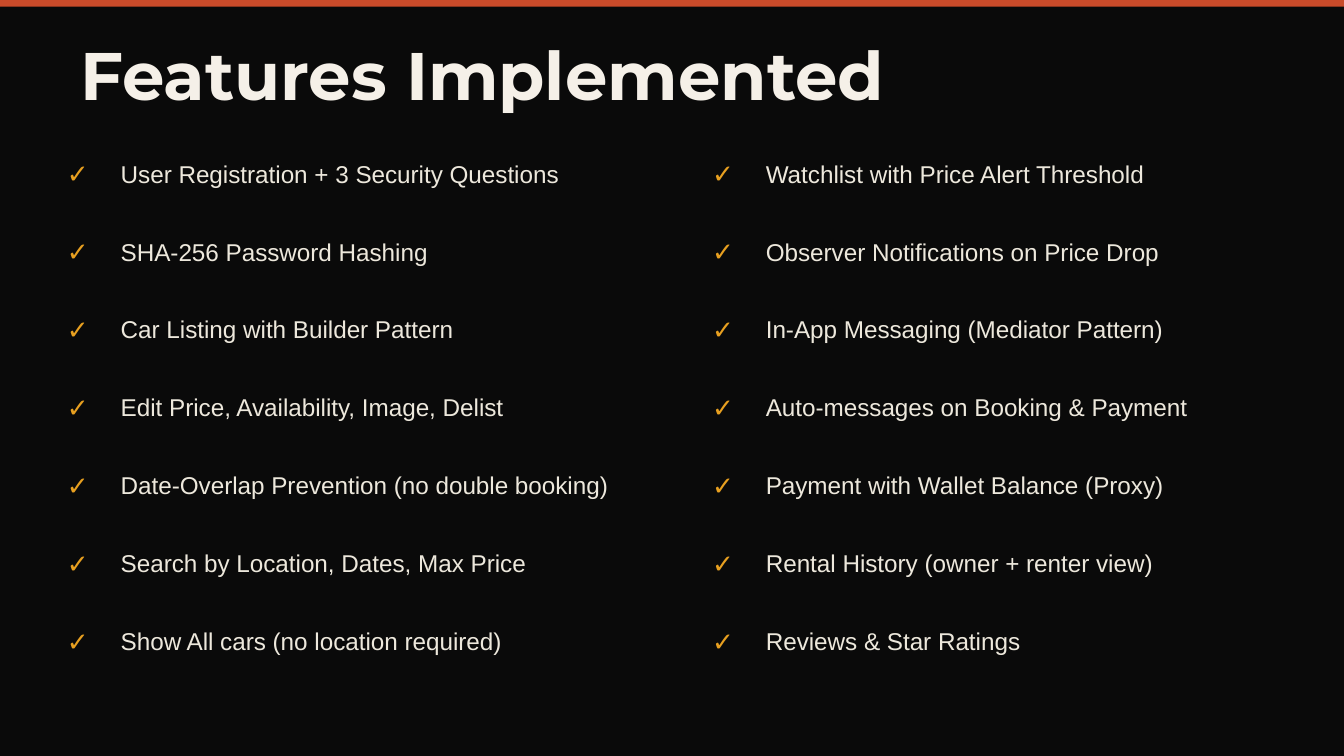
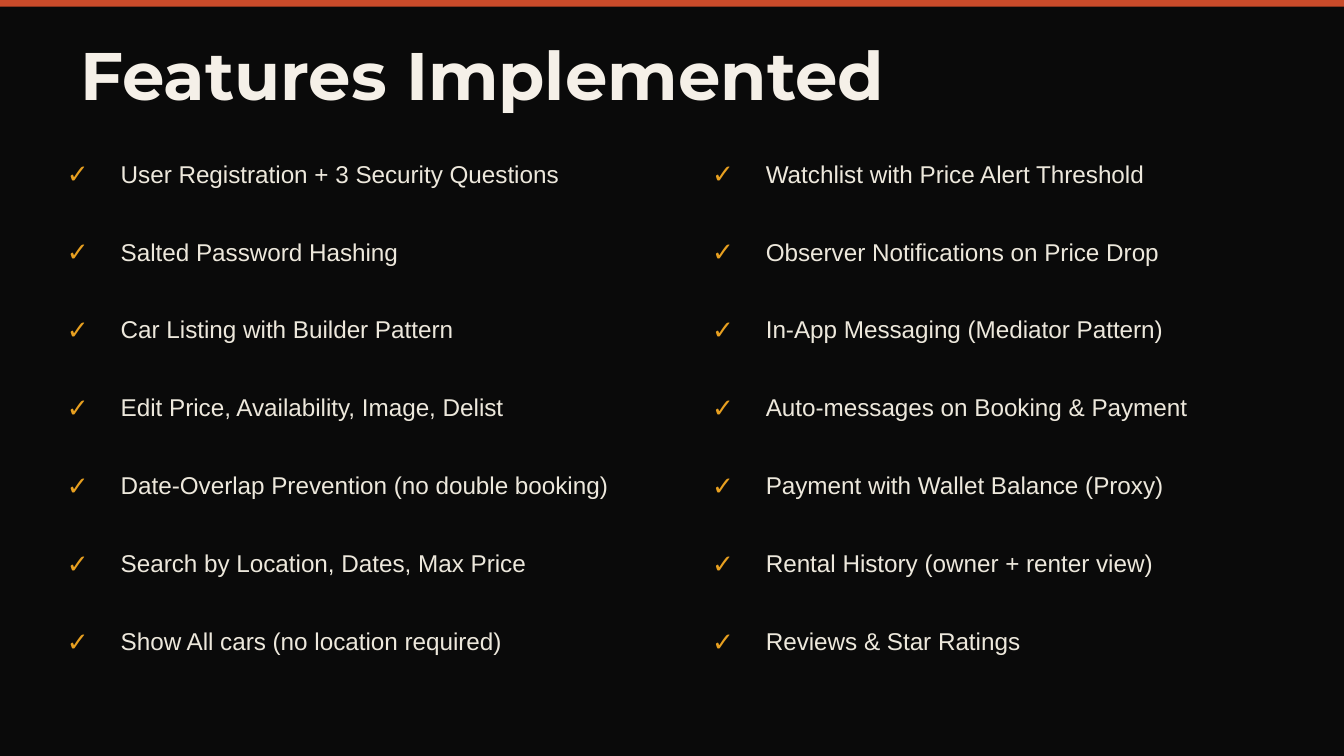
Before and after one commit to mberry-dev/driveshare, a slide deck: slide 4 of presentation/DriveShare_Presentation.pptx. Drawn at 1344x756 pixels with LibreOffice and Linux fonts; fonts in the diff are those of the drawing. Boxes give left, top, right and bottom in pixels: in the first picture for what was removed or moved away, otherwise in the second. Text is boxed around its words. In the diff, an @@ line names an element or a change of style, - is before the commit and + after.

```diff
--- a/presentation/DriveShare_Presentation.pptx
+++ b/presentation/DriveShare_Presentation.pptx
@@ text at (x1=121, y1=243, x2=398, y2=266): text changed @@
-SHA-256 Password Hashing
+Salted Password Hashing
```
Also in this commit, not shown: 3 other slides changed, 1 slide added, 1 other file.
